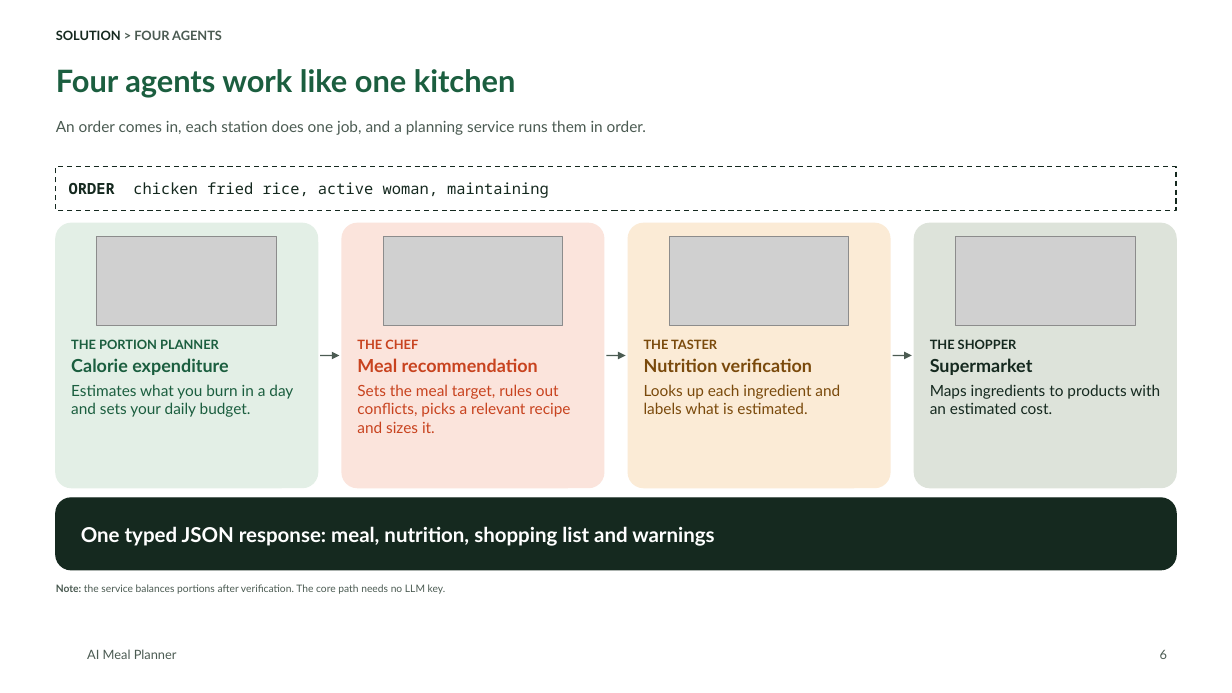
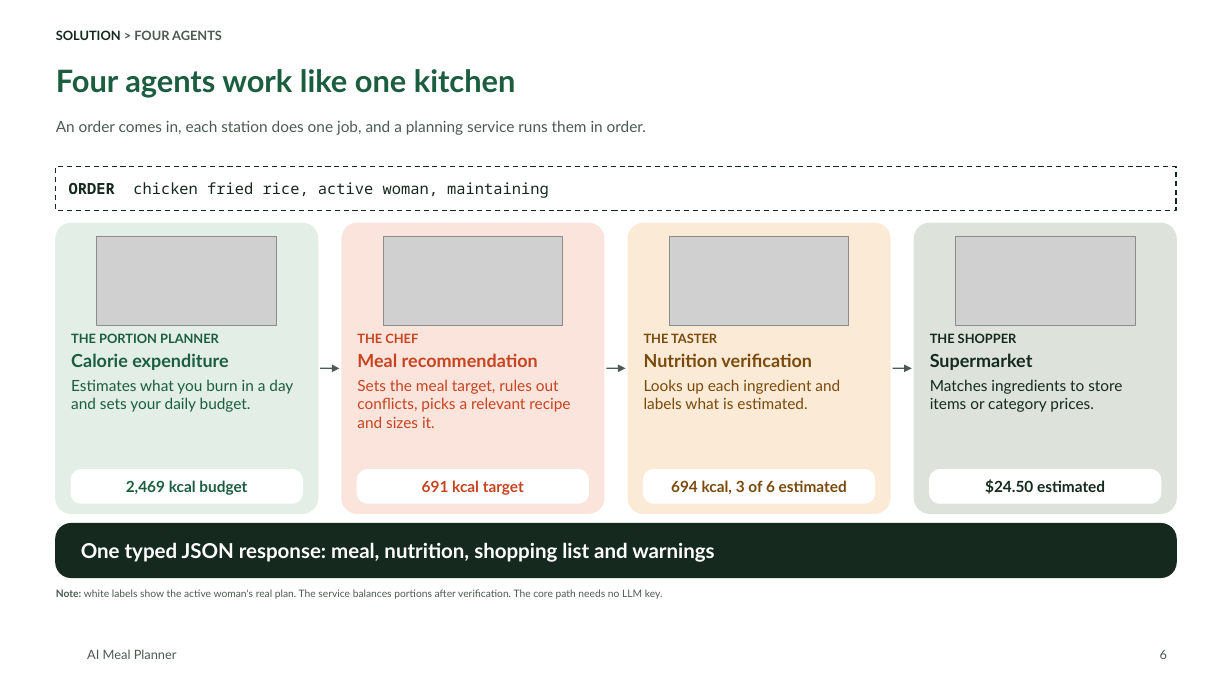
Before and after one commit to tuannm3812/ai-meal-planner, a slide deck: slide 6 of docs/showcase/ai-meal-planner-deck.pptx. Drawn at 1232x693 pixels with LibreOffice and Linux fonts; fonts in the diff are those of the drawing; grey boxes stand for pictures; background and template pictures are left out. Boxes give left, top, right and bottom in pixels: in the first picture for what was removed or moved away, otherwise in the second. Text is boxed around its words. In the diff, an @@ line names an element or a change of style, - is before the commit and + after.

```diff
--- a/docs/showcase/ai-meal-planner-deck.pptx
+++ b/docs/showcase/ai-meal-planner-deck.pptx
@@ rounded rectangle: place and size @@
-rounded rectangle at <box>55,224,317,488</box>
+rounded rectangle at <box>55,224,317,514</box>
@@ rounded rectangle: place and size @@
-rounded rectangle at <box>342,224,604,488</box>
+rounded rectangle at <box>342,224,604,514</box>
@@ rounded rectangle: place and size @@
-rounded rectangle at <box>628,224,890,488</box>
+rounded rectangle at <box>628,224,890,514</box>
@@ rounded rectangle: place and size @@
-rounded rectangle at <box>915,224,1177,488</box>
+rounded rectangle at <box>915,224,1177,514</box>
@@ text "THE PORTION PLANNER": place and size @@
-text "THE PORTION PLANNER" at <box>71,339,293,417</box>
+text "THE PORTION PLANNER" at <box>71,333,293,412</box>
@@ text "THE CHEF": place and size @@
-text "THE CHEF" at <box>357,339,570,433</box>
+text "THE CHEF" at <box>357,333,570,428</box>
@@ text "THE TASTER": place and size @@
-text "THE TASTER" at <box>644,339,840,414</box>
+text "THE TASTER" at <box>644,333,840,409</box>
@@ 3 arrows: place and size @@
-3 arrows at <box>321,356,912,356</box>
+3 arrows at <box>321,369,912,369</box>
@@ text at <box>930,379,1122,412</box>: text changed @@
-Maps ingredients to products with an estimated cost.
+Matches ingredients to store items or category prices.
@@ rounded rectangle added at <box>71,470,302,503</box>, fill #FFFFFF, outline #FFFFFF 1 pt, 12 pt, text #1B5E3F, bold @@
+2,469 kcal budget
@@ rounded rectangle added at <box>358,470,589,503</box>, fill #FFFFFF, outline #FFFFFF 1 pt, 12 pt, text #C8431F, bold @@
+691 kcal target
@@ rounded rectangle added at <box>644,470,875,503</box>, fill #FFFFFF, outline #FFFFFF 1 pt, 12 pt, text #7A4A0C, bold @@
+694 kcal, 3 of 6 estimated
@@ rounded rectangle added at <box>930,470,1161,503</box>, fill #FFFFFF, outline #FFFFFF 1 pt, 12 pt, text #15291F, bold @@
+$24.50 estimated
@@ rounded rectangle "One typed JSON response: meal, ...": place and size @@
-rounded rectangle "One typed JSON response: meal, ..." at <box>55,498,1176,570</box>
+rounded rectangle "One typed JSON response: meal, ..." at <box>55,524,1176,578</box>
@@ rounded rectangle "One typed JSON response: meal, ..." at <box>55,524,1176,578</box>: proportions changed @@
@@ text at <box>56,589,663,599</box>: text changed @@
-Note: the service balances portions after verification. The core path needs no LLM key.
+Note: white labels show the active woman's real plan. The service balances portions after verification. The core path needs no LLM key.
```
Also in this commit, not shown: 4 other slides changed, 9 other files.
